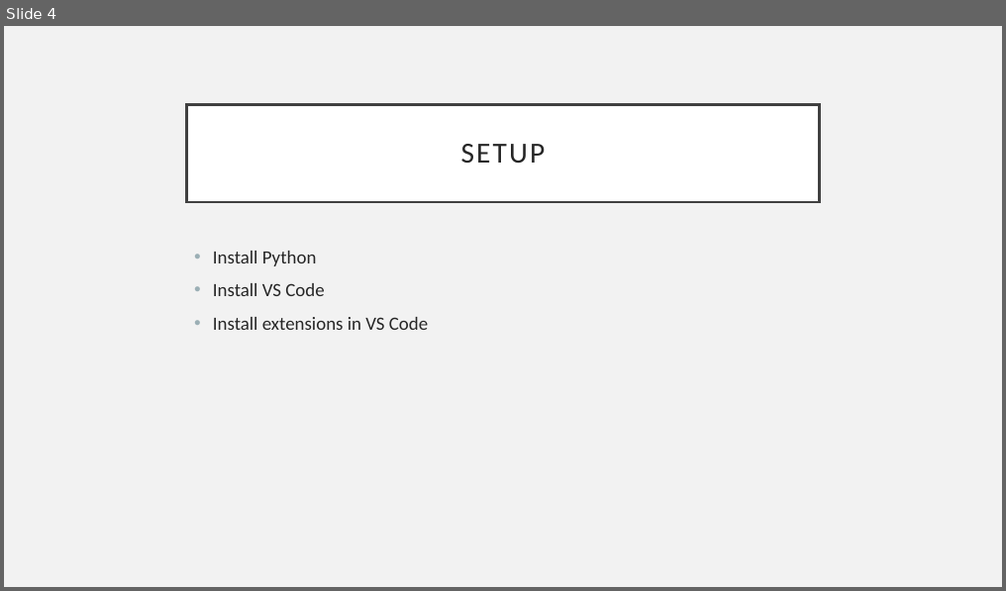
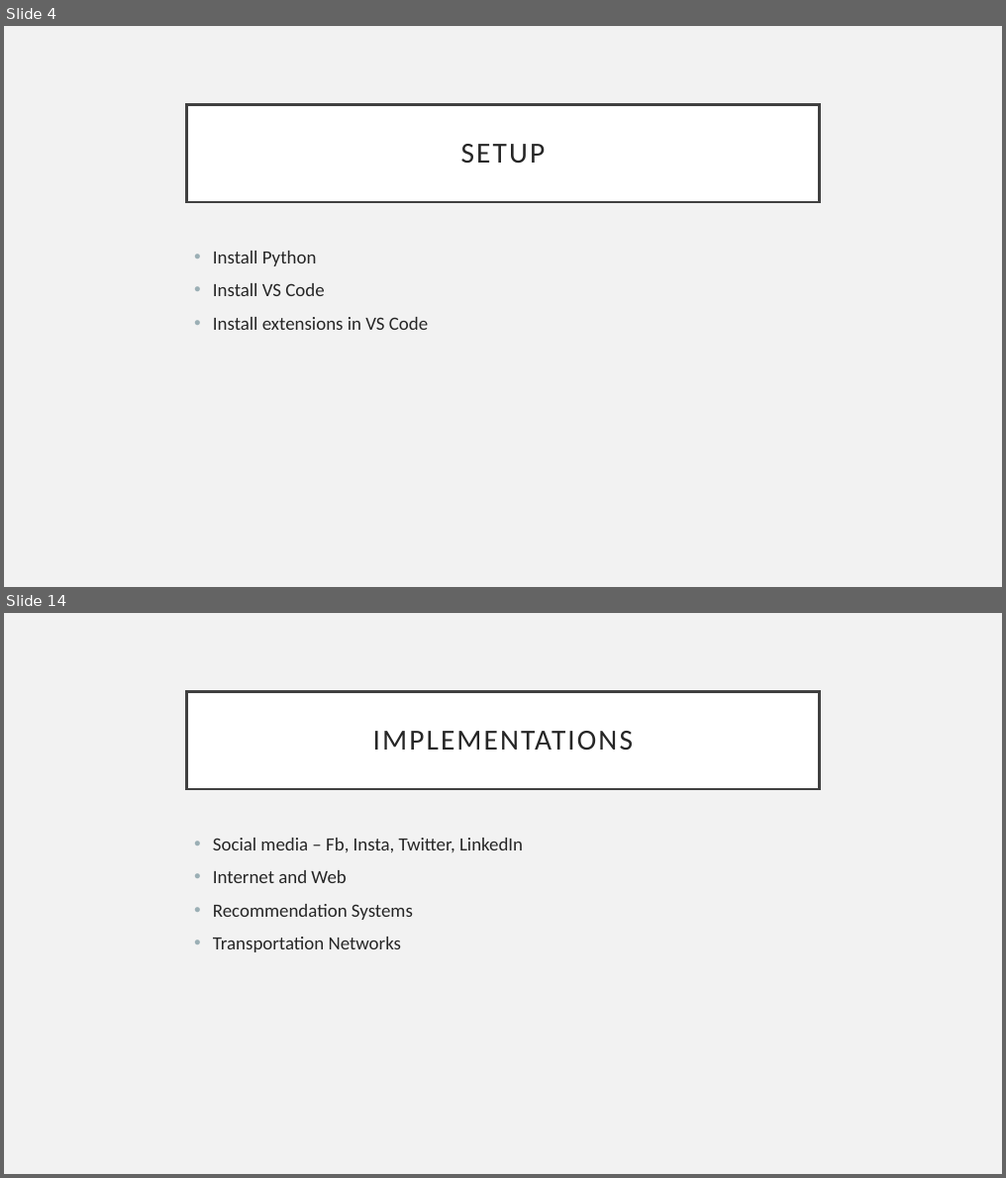
Before and after one commit to RavinaGaikawad/PythonProgrammingCourse, a slide deck: PythonCourse.pptx. Shown one above the other, each under a label of ours: slide 4 before the commit, slides 4 and 14 after it; the slides between them are not shown. The pictures are 1006x591 and 1006x1178 pixels, drawn with LibreOffice and Linux fonts; fonts in the diff are those of the drawing. Boxes give left, top, right and bottom in pixels: in the first picture for what was removed or moved away, otherwise in the second. Text is boxed around its words. In the diff, an @@ line names an element or a change of style, - is before the commit and + after.

```diff
--- a/PythonCourse.pptx
+++ b/PythonCourse.pptx
@@ slide 14 added at box(4, 613, 1002, 1174), background #F2F2F2 @@
@@ title added at box(187, 691, 819, 789), fill #FFFFFF, outline #404040 2.5 pt, 28 pt, text #262626 @@
+IMPLEMENTATIONS
@@ text added at box(213, 838, 523, 953), 18 pt, text #262626 @@
+• Social media – Fb, Insta, Twitter, LinkedIn
+• Internet and Web
+• Recommendation Systems
+• Transportation Networks
```
Also in this commit, not shown: 10 other slides added.
